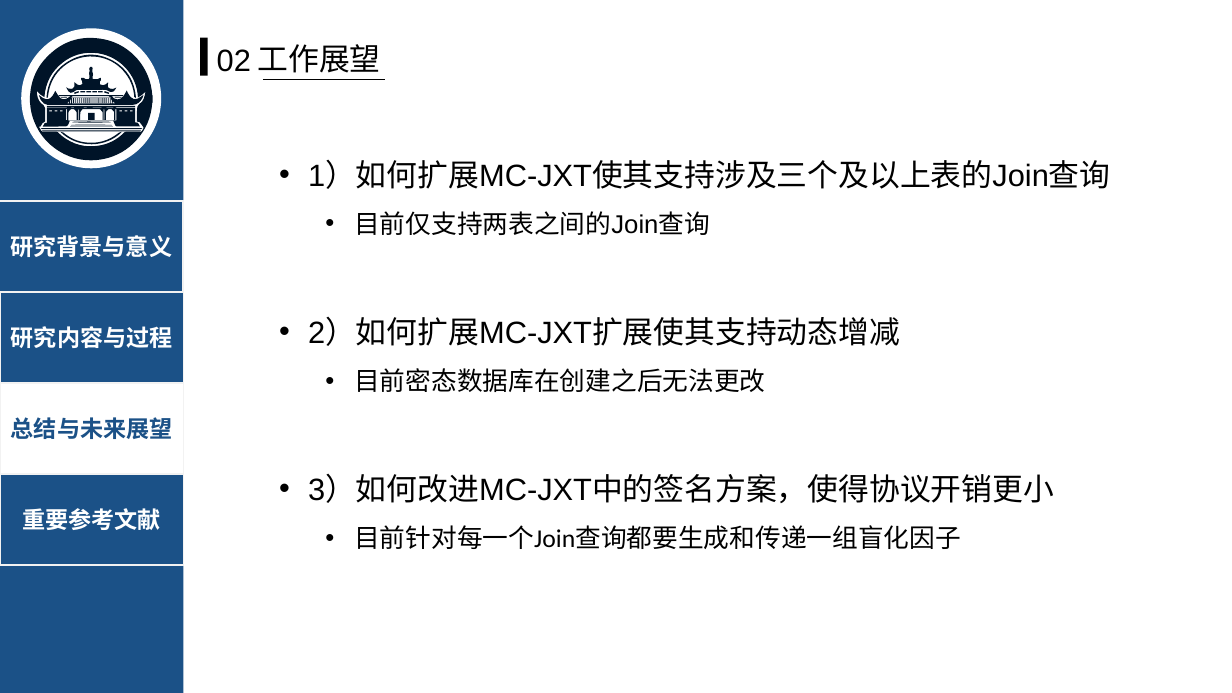
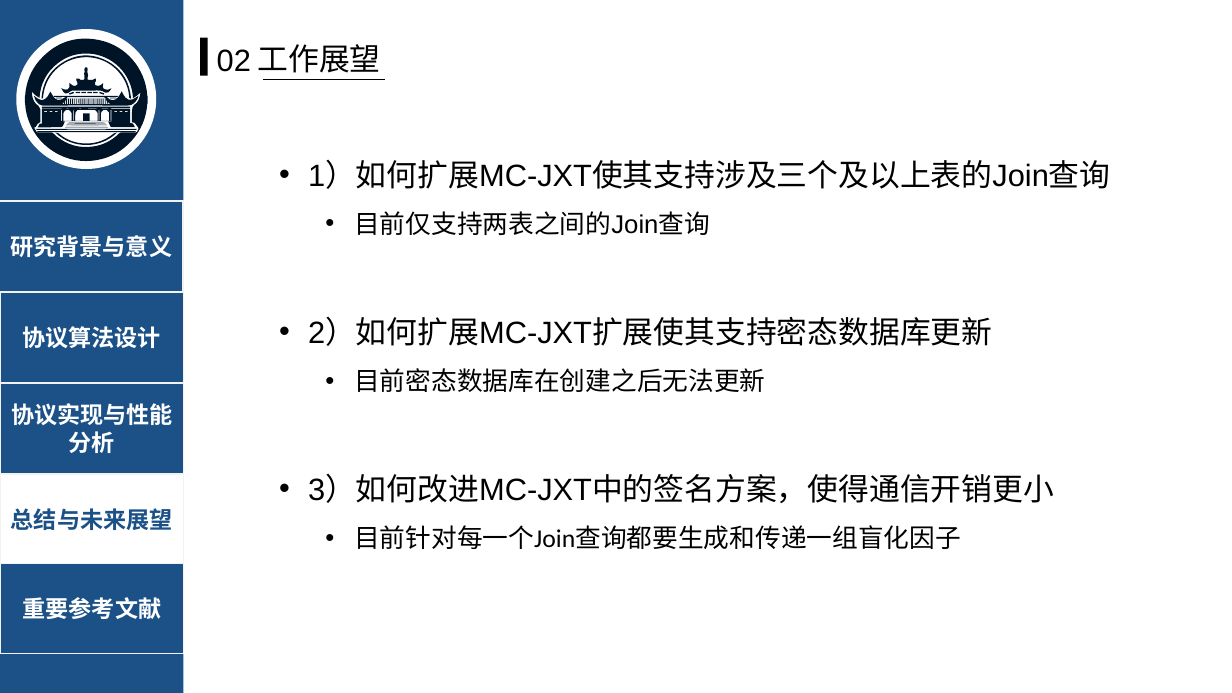
Before and after one commit to jerry-luo-zl/Searchable-Encrption-MC-JXT, a slide deck: slide 24 of pre/毕设答辩-罗之龙.pptx (slide 23 before the commit). Drawn at 1232x693 pixels with LibreOffice and Linux fonts; fonts in the diff are those of the drawing; grey boxes stand for pictures. Boxes give left, top, right and bottom in pixels: in the first picture for what was removed or moved away, otherwise in the second. Text is boxed around its words. In the diff, an @@ line names an element or a change of style, - is before the commit and + after.

```diff
--- a/pre/毕设答辩-罗之龙.pptx
+++ b/pre/毕设答辩-罗之龙.pptx
@@ picture added at bbox=[55, 51, 128, 122] @@
@@ 19 freeform shapes, 1 ellipse: place and size @@
-19 freeform shapes, 1 ellipse at bbox=[21, 29, 162, 169]
+19 freeform shapes, 1 ellipse at bbox=[17, 29, 157, 169]
@@ freeform shape: place and size @@
-freeform shape at bbox=[108, 98, 109, 104]
+freeform shape at bbox=[68, 99, 69, 104]
@@ freeform shape: place and size @@
-freeform shape at bbox=[106, 98, 107, 104]
+freeform shape at bbox=[70, 99, 71, 104]
@@ freeform shape: place and size @@
-freeform shape at bbox=[83, 98, 84, 104]
+freeform shape at bbox=[74, 99, 75, 104]
@@ freeform shape: place and size @@
-freeform shape at bbox=[98, 91, 103, 92]
+freeform shape at bbox=[76, 91, 80, 92]
@@ outline redrawn in 18 elements at bbox=[87, 91, 91, 92], bbox=[93, 91, 98, 92], bbox=[81, 91, 86, 92], bbox=[86, 99, 87, 104], bbox=[72, 99, 73, 104], bbox=[104, 99, 104, 104], bbox=[100, 99, 101, 104], bbox=[91, 99, 92, 104], bbox=[78, 99, 79, 104], bbox=[102, 99, 103, 104], bbox=[95, 99, 96, 104], bbox=[93, 99, 94, 104], bbox=[90, 99, 91, 104], bbox=[84, 99, 85, 104], bbox=[81, 99, 82, 104], bbox=[79, 99, 80, 104], bbox=[76, 99, 77, 104], bbox=[97, 99, 98, 104] @@
@@ text in rectangle at bbox=[22, 326, 161, 348]: text changed @@
-研究内容与过程
+协议算法设计
@@ text at bbox=[308, 318, 1054, 503]: text changed @@
-• 2）如何扩展MC-JXT扩展使其支持动态增减
-  • 目前密态数据库在创建之后无法更改
-• 3）如何改进MC-JXT中的签名方案，使得协议开销更小
+• 2）如何扩展MC-JXT扩展使其支持密态数据库更新
+  • 目前密态数据库在创建之后无法更新
+• 3）如何改进MC-JXT中的签名方案，使得通信开销更小
@@ rectangle added at bbox=[0, 384, 183, 474], fill #1B5187, outline #F2F2F2 1 pt, 18 pt, text #FFFFFF, bold @@
+协议实现与性能分析
@@ rectangle "总结与未来展望": place and size @@
-rectangle "总结与未来展望" at bbox=[0, 384, 183, 474]
+rectangle "总结与未来展望" at bbox=[0, 474, 183, 565]
@@ rectangle "重要参考文献": place and size @@
-rectangle "重要参考文献" at bbox=[0, 475, 183, 566]
+rectangle "重要参考文献" at bbox=[0, 564, 183, 654]
```
Also in this commit, not shown: 24 other slides changed, 1 slide added, 1 other file.
